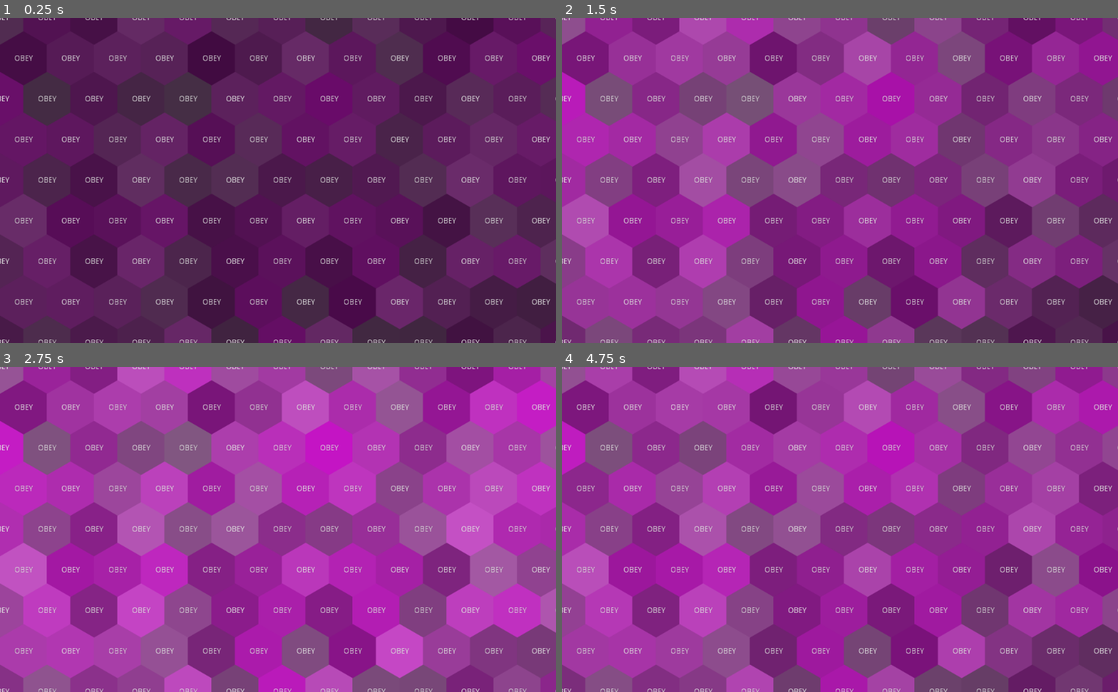
Above: before the commit, frames 1-4 (two rows, left to right).
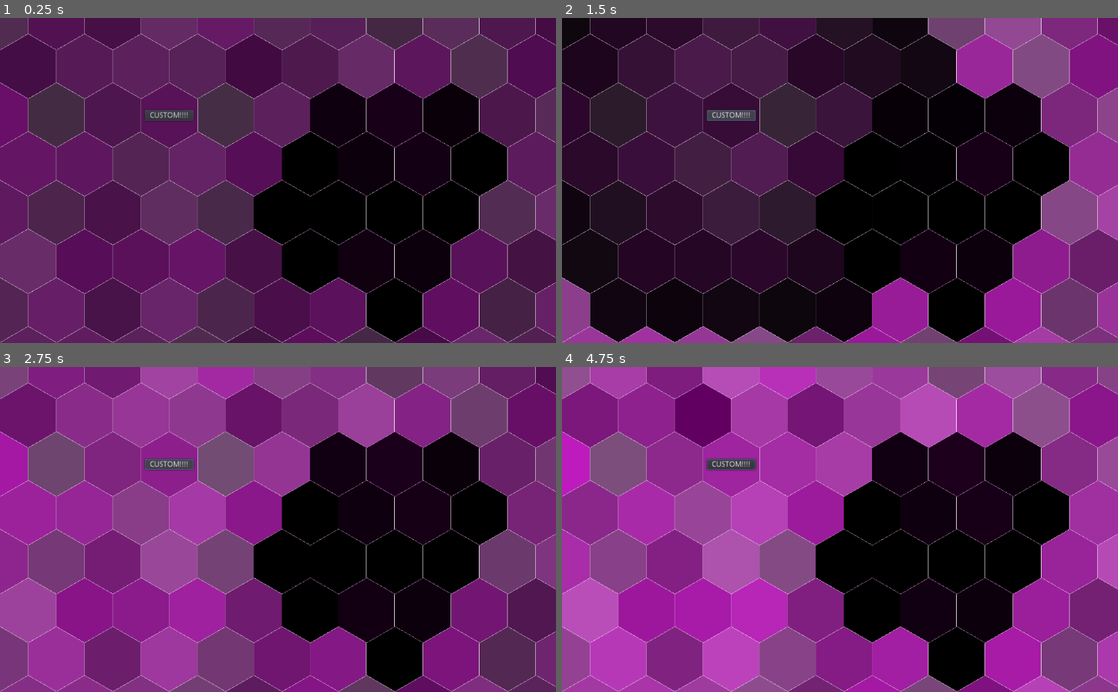
Above: after the commit, the same moments.

Repository: HexCorpProgramming/hextile-demo
Game: Godot game, scene res://Objects/Test.tscn
Two runs of this game, one before a commit and one after it. Both use one fixed random seed, a clock stepped at 60 frames per second and the inputs below.
Inputs (mouse positions are in pixels of both pictures, inside the frame that each line leads up to):
- Up to frame 1 (0.25 s): no input
- Up to frame 2 (1.5 s): click "OBEY" (after the commit: "CUSTOM!!!!") at 0.5 s; click "OBEY" (after the commit: "CUSTOM!!!!") at 1.25 s
- Up to frame 3 (2.75 s): click "OBEY" (after the commit: "CUSTOM!!!!") at 2 s
- Up to frame 4 (4.75 s): tap Enter at 3.5 s; move the mouse to (634, 406) at 3.52 s; move the mouse to (678, 406) at 4.27 s

The runs differ from the first frame. In frame 1, 42% of the frame differs, in the area x 0-100%, y 0-100%; in frame 2, 91%; in frame 3, 81%; in frame 4, 74%.

Commit message:
added stuff i didnt commit in a timely manner cus im stupid

Diff:
--- a/Objects/Tile.tscn
+++ b/Objects/CustomButton.tscn
@@ -1,22 +1,13 @@
-[gd_scene load_steps=8 format=2]
+[gd_scene load_steps=3 format=2]
 
-[ext_resource path="res://Objects/Tile.gd" type="Script" id=1]
+[ext_resource path="res://Scripts/HexButton.gd" type="Script" id=1]
 
 [sub_resource type="ConvexPolygonShape2D" id=1]
-points = PoolVector2Array( 0, -10, 8.66025, 5, -8.66025, 5, 0, 0, 0, 0, 0, 0 )
-
-[sub_resource type="StyleBoxEmpty" id=2]
-
-[sub_resource type="StyleBoxEmpty" id=3]
-
-[sub_resource type="StyleBoxEmpty" id=4]
-
-[sub_resource type="StyleBoxEmpty" id=5]
-
-[sub_resource type="StyleBoxEmpty" id=6]
+points = PoolVector2Array( 0, 10, 8.66025, 5, 8.66, -5, 0, -10, -8.66, -5, -8.66, 5 )
 
 [node name="Area2D" type="Area2D" groups=[
 "Tile",
+"Assimilate",
 ]]
 script = ExtResource( 1 )
 
@@ -29,7 +20,7 @@
 texture_scale = Vector2( 0.1, 0.1 )
 polygon = PoolVector2Array( 0, 10, 8.66, 5, 8.66, -5, 0, -10, -8.66, -5, -8.66, 5 )
 
-[node name="Timer" type="Timer" parent="."]
+[node name="NewColorTimer" type="Timer" parent="."]
 wait_time = 5.0
 autostart = true
 
@@ -40,14 +31,8 @@
 anchor_top = 0.5
 anchor_right = 0.5
 anchor_bottom = 0.5
-margin_left = -32.0
+margin_left = -45.0
 margin_top = -10.0
-margin_right = 32.0
+margin_right = 45.0
 margin_bottom = 10.0
-custom_styles/hover = SubResource( 2 )
-custom_styles/pressed = SubResource( 3 )
-custom_styles/focus = SubResource( 4 )
-custom_styles/disabled = SubResource( 5 )
-custom_styles/normal = SubResource( 6 )
-text = "OBEY"
-clip_text = true
+text = "CUSTOM!!!!"
--- /dev/null
+++ b/Objects/HexButton.tscn
@@ -0,0 +1,37 @@
+[gd_scene load_steps=3 format=2]
+
+[ext_resource path="res://Scripts/HexButton.gd" type="Script" id=1]
+
+[sub_resource type="ConvexPolygonShape2D" id=1]
+points = PoolVector2Array( 0, -10, 8.66025, 5, -8.66025, 5, 0, 0, 0, 0, 0, 0 )
+
+[node name="Area2D" type="Area2D" groups=[
+"Tile",
+]]
+script = ExtResource( 1 )
+
+[node name="CollisionShape2D" type="CollisionShape2D" parent="."]
+shape = SubResource( 1 )
+
+[node name="Polygon2D" type="Polygon2D" parent="CollisionShape2D"]
+color = Color( 0, 0, 0, 1 )
+antialiased = true
+texture_scale = Vector2( 0.1, 0.1 )
+polygon = PoolVector2Array( 0, 10, 8.66, 5, 8.66, -5, 0, -10, -8.66, -5, -8.66, 5 )
+
+[node name="NewColorTimer" type="Timer" parent="."]
+wait_time = 5.0
+autostart = true
+
+[node name="RecurseTimer" type="Timer" parent="."]
+
+[node name="Button" type="Button" parent="."]
+anchor_left = 0.5
+anchor_top = 0.5
+anchor_right = 0.5
+anchor_bottom = 0.5
+margin_left = -45.0
+margin_top = -10.0
+margin_right = 45.0
+margin_bottom = 10.0
+text = "O B E Y"
--- /dev/null
+++ b/Objects/HexTile.tscn
@@ -0,0 +1,26 @@
+[gd_scene load_steps=3 format=2]
+
+[ext_resource path="res://Scripts/HexTile.gd" type="Script" id=1]
+
+[sub_resource type="ConvexPolygonShape2D" id=1]
+points = PoolVector2Array( 0, -10, 8.66025, 5, -8.66025, 5, 0, 0, 0, 0, 0, 0 )
+
+[node name="Area2D" type="Area2D" groups=[
+"Tile",
+]]
+script = ExtResource( 1 )
+
+[node name="CollisionShape2D" type="CollisionShape2D" parent="."]
+shape = SubResource( 1 )
+
+[node name="Polygon2D" type="Polygon2D" parent="CollisionShape2D"]
+color = Color( 0, 0, 0, 1 )
+antialiased = true
+texture_scale = Vector2( 0.1, 0.1 )
+polygon = PoolVector2Array( 0, 10, 8.66, 5, 8.66, -5, 0, -10, -8.66, -5, -8.66, 5 )
+
+[node name="NewColorTimer" type="Timer" parent="."]
+wait_time = 5.0
+autostart = true
+
+[node name="RecurseTimer" type="Timer" parent="."]
--- /dev/null
+++ b/Objects/HexagonDisableArea.tscn
@@ -0,0 +1,12 @@
+[gd_scene load_steps=3 format=2]
+
+[ext_resource path="res://Scripts/HexagonDisableArea.gd" type="Script" id=1]
+
+[sub_resource type="CircleShape2D" id=1]
+radius = 150.0
+
+[node name="HexagonDisableArea" type="Area2D"]
+script = ExtResource( 1 )
+
+[node name="CollisionShape2D" type="CollisionShape2D" parent="."]
+shape = SubResource( 1 )
--- /dev/null
+++ b/Objects/RecursionTimer.tscn
@@ -0,0 +1,9 @@
+[gd_scene load_steps=2 format=2]
+
+[ext_resource path="res://Scripts/RecursionTimer.gd" type="Script" id=1]
+
+[node name="RecursionTimer" type="Timer"]
+wait_time = 5.0
+one_shot = true
+autostart = true
+script = ExtResource( 1 )
--- a/Objects/Test.tscn
+++ b/Objects/Test.tscn
@@ -1,12 +1,16 @@
-[gd_scene load_steps=2 format=2]
+[gd_scene load_steps=3 format=2]
 
-[ext_resource path="res://Scripts/TileManager.gd" type="Script" id=1]
+[ext_resource path="res://Objects/CustomButton.tscn" type="PackedScene" id=1]
+[ext_resource path="res://Objects/HexagonDisableArea.tscn" type="PackedScene" id=2]
 
-[node name="Test" type="Node2D" groups=[
+[node name="Node" type="Node"]
+
+[node name="Test" type="Node2D" parent="." groups=[
 "TileManager",
 ]]
-script = ExtResource( 1 )
-outline = false
 
-[node name="Timer" type="Timer" parent="."]
-one_shot = true
+[node name="CustomButton" parent="." instance=ExtResource( 1 )]
+position = Vector2( 300, 300 )
+
+[node name="HexagonDisableArea" parent="." instance=ExtResource( 2 )]
+position = Vector2( 683.851, 332.717 )
--- /dev/null
+++ b/Scripts/HexButton.gd
@@ -0,0 +1,29 @@
+extends HexTile
+
+# The HexButton is like the HexTile but with clickable functionality
+
+#enum actions {change,buy,sell}
+#enum target_buildings {conversion,pr,science}
+#enum target_menus {recruitment,idk}
+
+func button_pressed():
+	var recursion_id = TileManager.track_recursion()
+	for tile in get_overlapping_areas():
+		tile.recursive_darken(recursion_id)
+
+func assimilate():
+	_ready()
+	var target = get_overlapping_areas()
+	print(get_overlapping_areas())
+	if len(target) > 0:
+		for entity in get_overlapping_areas():
+			if entity.is_in_group("Tile"):
+				position = entity.position
+				entity.queue_free()
+				break
+	else:
+		print("Godot fucked up the instancing order. Sowwy. UWU")
+
+func _ready():
+	# Connect additional button signals
+	$Button.connect("pressed",self,"button_pressed")
--- a/Objects/Tile.gd
+++ b/Scripts/HexTile.gd
@@ -1,10 +1,11 @@
 extends Area2D
+class_name HexTile
 
+var deactivated = false #Defines whether or not tile is in greyscale (black) mode.
 var moused_over = false
 var base_color = Color(0,0,0,1)
-var visited = false
+var visited_by = []
 
-onready var TileManager = get_tree().get_root().get_node("Test")
 onready var shape = get_node("CollisionShape2D/Polygon2D")
 
 func mouse_entered():
@@ -15,49 +16,47 @@
 
 func generate_new_color():
 	randomize()
-	$Timer.start(rand_range(3,20))
+	$NewColorTimer.start(rand_range(3,20))
 	if not moused_over:
 		var color_rb = rand_range(120, 200) / 255
 		var color_g = rand_range(20, 90) / 255
 		base_color = Color(color_rb, color_g, color_rb, 1)
 
-func button_pressed():
-	print("Beep! Here is my ID: ", get_instance_id())
-	print("I'm overlapping ", len(get_overlapping_areas()), " tiles!")
-	TileManager.track_recurse()
-	for tile in get_overlapping_areas():
-		tile.recursive_darken()
-
 func darken():
 	$CollisionShape2D/Polygon2D.color = Color(0,0,0,1)
 
-func recursive_darken():
-	if visited: return
-	visited = true
+func recursive_darken(recursion_id: int):
+	if recursion_id in visited_by: return
+	visited_by.append(recursion_id)
 	darken()
 	yield(get_tree().create_timer(0.05), "timeout")
 	var tiles = get_overlapping_areas()
+	for tile in tiles:
+		if not tile.is_in_group("Tile"):
+			tiles.erase(tile)
 	if len(tiles) == 6:
 		for tile in tiles:
-			if not tile.visited:
-				tile.recursive_darken()
+			if not recursion_id in tile.visited_by and tile.is_in_group("Tile"):
+				tile.recursive_darken(recursion_id)
 	else:
 		for tile in tiles:
-			if not tile.visited:
+			if not recursion_id in tile.visited_by and tile.is_in_group("Tile"):
 				tile.darken()
 
 func _ready():
+
+	if len(TileManager.points) == 0:
+		print("No points available. Cannot instance.")
+		# This should never happen (?)
+		return
 
 	# Connect mouse input signals
 	connect("mouse_entered",self,"mouse_entered")
 	connect("mouse_exited",self,"mouse_exited")
 
 	# Connect timer signals
-	$Timer.connect("timeout",self,"generate_new_color")
+	$NewColorTimer.connect("timeout",self,"generate_new_color")
 	$RecurseTimer.connect("timeout",self,"recursive_darken_others")
-
-	# Connect button signals
-	$Button.connect("pressed",self,"button_pressed")
 
 	# Random pinkish colour:
 	# Set R and B to the same value, high.
@@ -66,10 +65,12 @@
 
 	# Get points from the tile manager
 	$CollisionShape2D/Polygon2D.polygon = TileManager.points
-	$CollisionShape2D.shape.points = TileManager.points
+	$CollisionShape2D.shape.points = TileManager.points_collision
 
 func _process(delta):
-	if moused_over:
+	if deactivated:
+		shape.color = lerp(shape.color, base_color - Color(0.66,0.66,0.66,0), 0.1)
+	elif moused_over:
 		shape.color = lerp(shape.color, base_color - Color(0.3,0.3,0.3,0), 0.1)
 	else:
 		shape.color = lerp(shape.color, base_color, 0.05)
--- /dev/null
+++ b/Scripts/HexagonDisableArea.gd
@@ -0,0 +1,18 @@
+extends Area2D
+
+# Declare member variables here. Examples:
+# var a = 2
+# var b = "text"
+
+# Called when the node enters the scene tree for the first time.
+func _ready():
+	connect("area_entered",self,"area_entered")
+	connect("area_exited",self,"area_exited")
+
+func area_entered(object):
+	if object.is_in_group("Tile"):
+		object.deactivated = true
+
+func area_exited(object):
+	if object.is_in_group("Tile"):
+		object.deactivated = false
--- /dev/null
+++ b/Scripts/RecursionTimer.gd
@@ -0,0 +1,10 @@
+extends Timer
+
+var recursion_id = 0
+
+func _ready():
+	connect("timeout",self,"timeout_recursion")
+
+func timeout_recursion():
+	TileManager.forget_recursion(recursion_id)
+	queue_free()
--- a/Scripts/TileManager.gd
+++ b/Scripts/TileManager.gd
@@ -1,10 +1,8 @@
 extends Node
-
-signal recursion_complete
 
 # https://stackoverflow.com/questions/3436453/calculate-coordinates-of-a-regular-polygons-vertices
 
-export(float) var length_of_side = 50
+export(float) var length_of_side = 60
 export(float) var gap_size_percent = 0.3
 export(bool) var outline = true
 export(Color) var outline_color = Color(1,1,1,1)
@@ -16,31 +14,43 @@
 var slant_height = length_of_side * sin(deg2rad(interior_angle - 90))
 var slant_length = length_of_side * cos(deg2rad(interior_angle - 90))
 
+var current_recursion_id = 0
+const max_recursion_count = 100
+const recursion_timeout = 2
+
 var points = PoolVector2Array()
+var points_collision = PoolVector2Array()
 
-onready var hex_tile_src = load("res://Objects/Tile.tscn")
+onready var hex_tile_src = load("res://Objects/HexTile.tscn")
+onready var hex_button_src = load("res://Objects/HexButton.tscn")
+onready var recursion_timer_src = load("res://Objects/RecursionTimer.tscn")
 
-func track_recurse():
-	if $Timer.is_stopped():
-		print("Tracking recurse")
-		$Timer.start(1.7)
+func track_recursion():
+	current_recursion_id += 1
+	if current_recursion_id > max_recursion_count:
+		current_recursion_id = 0
+	var recursion_timer_inst = recursion_timer_src.instance()
+	recursion_timer_inst.wait_time = recursion_timeout
+	recursion_timer_inst.recursion_id = current_recursion_id
+	add_child(recursion_timer_inst)
+	return current_recursion_id
 
-func reset_recurse_tracking():
-	print("Resetting recurse tracking.")
-	for tile in get_tree().get_nodes_in_group("Tile"):
-		tile.visited = false
+func forget_recursion(recursion_id):
+	for tile in get_tree().get_nodes_in_group("Node/Tile"):
+		tile.visited_by.erase(recursion_id)
 
 func _ready():
-
-	# Connect timer signals
-	$Timer.connect("timeout",self,"reset_recurse_tracking")
-
 	#Generate the polygon for the hexagon.
 	for point in range(0, number_of_sides):
 		var x_pos = length_of_side * sin(point * exterior_angle)
 		var y_pos = length_of_side * cos(point * exterior_angle)
 		points.append(Vector2(x_pos, y_pos))
 	print("Hexagon vector array generated.")
+
+	#Generate collision hexagon (slightly bigger than base hexagon)
+	for point in points:
+		var point_collision = Vector2(point.x * 1.1, point.y * 1.1)
+		points_collision.append(point_collision)
 
 	#TODO: Calculate ranges based on screen resolution.
 	#Something like max range = screen res divided by length of side.
@@ -52,24 +62,16 @@
 				var x_pos = x * slant_length * 2
 				var y_pos = (y * slant_height) + (y * length_of_side)
 				hex_tile_inst.position = Vector2(x_pos,y_pos)
-				get_tree().get_root().get_child(0).add_child(hex_tile_inst)
+				get_tree().get_root().get_node("Node/Test").add_child(hex_tile_inst)
 			else: #Alternate lines have the hexagons bumped slightly to the left so they tile.
 				var hex_tile_inst = hex_tile_src.instance()
 				var x_pos = (x * slant_length * 2) + slant_length
 				var y_pos = (y * slant_height) + (y * length_of_side)
 				hex_tile_inst.position = Vector2(x_pos,y_pos)
-				get_tree().get_root().get_child(0).add_child(hex_tile_inst)
+				get_tree().get_root().get_node("Node/Test").add_child(hex_tile_inst)
 
-#	hex_tile_inst = hex_tile_src.instance()
-#	var y_diff = (length_of_side) + (slant_height)
-#	var x_diff = (slant_length)
-#	x_diff = x_diff + (x_diff * gap_size_percent)
-#	y_diff = y_diff + (y_diff * gap_size_percent)
-#	hex_tile_inst.position = Vector2(300 + x_diff, 300 - y_diff)
-#	get_tree().get_root().get_child(0).add_child(hex_tile_inst)
-#
-#	hex_tile_inst = hex_tile_src.instance()
-#	x_diff = (slant_length * 2)
-#	x_diff = x_diff + (x_diff * gap_size_percent)
-#	hex_tile_inst.position = Vector2(300 + x_diff, 300)
-#	get_tree().get_root().get_child(0).add_child(hex_tile_inst)
+	yield(get_tree().create_timer(0.05), "timeout")
+
+	for assimilateable_tile in get_tree().get_nodes_in_group("Assimilate"):
+		print("Assimilating tile from node manager.")
+		assimilateable_tile.assimilate()
--- a/project.godot
+++ b/project.godot
@@ -8,9 +8,14 @@
 
 config_version=4
 
-_global_script_classes=[  ]
+_global_script_classes=[ {
+"base": "Area2D",
+"class": "HexTile",
+"language": "GDScript",
+"path": "res://Scripts/HexTile.gd"
+} ]
 _global_script_class_icons={
-
+"HexTile": ""
 }
 
 [application]
@@ -19,6 +24,10 @@
 run/main_scene="res://Objects/Test.tscn"
 config/icon="res://icon.png"
 
+[autoload]
+
+TileManager="*res://Scripts/TileManager.gd"
+
 [rendering]
 
 environment/default_clear_color=Color( 0, 0, 0, 1 )
